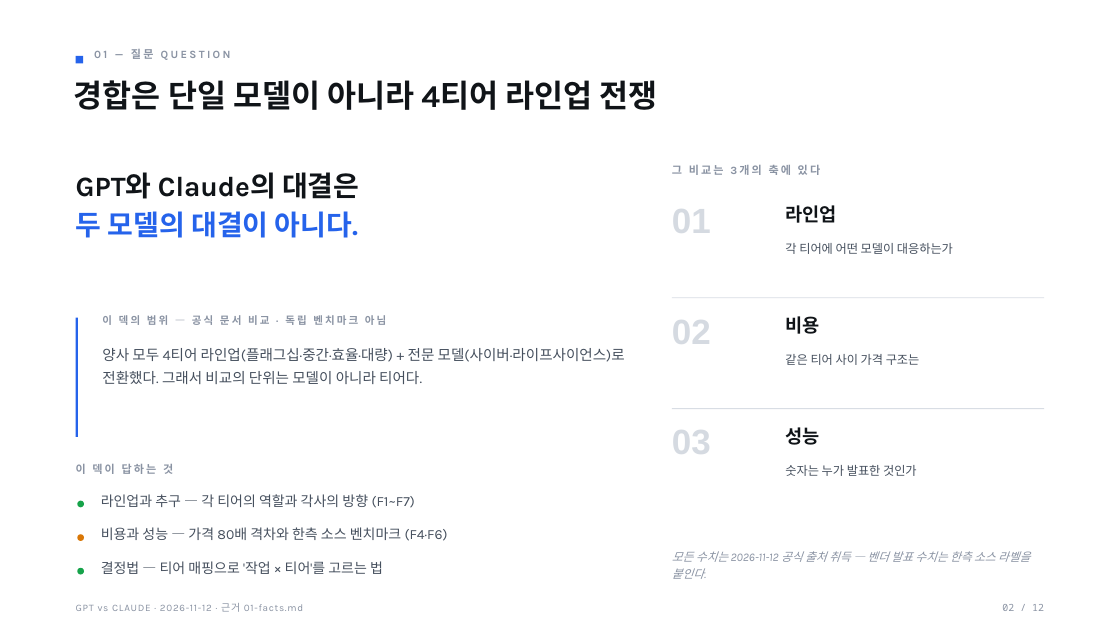
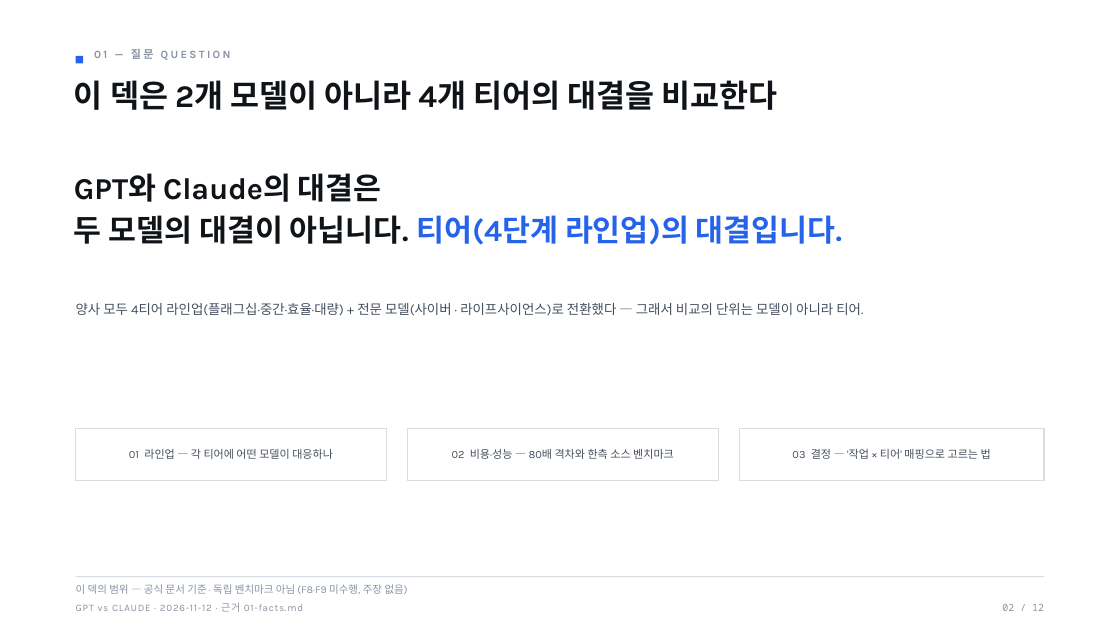
Before and after one commit to yjj3019/AI-Harness, a slide deck: slide 2 of docs/practice/ai-model-competition-2026-11-12/03-deck.pptx. Drawn at 1120x630 pixels with LibreOffice and Linux fonts; fonts in the diff are those of the drawing. Boxes give left, top, right and bottom in pixels: in the first picture for what was removed or moved away, otherwise in the second. Text is boxed around its words. In the diff, an @@ line names an element or a change of style, - is before the commit and + after.

Commit message:
docs(practice): deck v2 redesign — layout archetypes + visual encodings (external references: reveal.js, slidev — MIT, ideas-only)
User review: per-slide design craft insufficient. Re-read all 12 slides (defects D1-D8), adopted design know-how from external repos (hakimel/reveal.js white theme values; slidev layout-archetype system; anthropics/skills excluded — no license). Rebuilt: 8 layout archetypes (cover/statement/table/ladder/duel/price-scale/bar-grid/two-col/matrix/close), 4 visual encodings (tier ladders, log-scale price bars, benchmark bars, 1:1 matrix), display type scale, anchored footnotes. Verified: check_office 0, render5 12/12 (missingFonts 0, sourceSha256=file sha256 05d7d20f), full visual re-read, scorecard 86/100. Evidence rules unchanged (F6 one-sided amber, F8/F9 no claims, zero OpenAI prices). OpenShift binaries restored from committed bytes (diverged on disk).

```diff
--- a/docs/practice/ai-model-competition-2026-11-12/03-deck.pptx
+++ b/docs/practice/ai-model-competition-2026-11-12/03-deck.pptx
@@ text at [74,80,778,110]: text changed @@
-경합은 단일 모델이 아니라 4티어 라인업 전쟁
+이 덱은 2개 모델이 아니라 4개 티어의 대결을 비교한다
@@ text at [74,173,382,202]: size 24 to 26 pt in "GPT와 Claude의 대결은" @@
@@ text removed at [672,165,820,175] @@
-그 비교는 3개의 축에 있다
@@ text removed at [672,209,711,233] @@
-01
@@ text removed at [785,205,836,223] @@
-라인업
@@ text at [74,215,842,245]: text changed; size 24 to 26 pt @@
-두 모델의 대결이 아니다.
+두 모델의 대결이 아닙니다. 티어(4단계 라인업)의 대결입니다.
@@ rectangle removed at [672,297,1044,298] @@
@@ text at [76,303,863,316]: text changed; size 12.5 to 11.5 pt @@
-양사 모두 4티어 라인업(플래그십·중간·효율·대량) + 전문 모델(사이버·라이프사이언스)로 전환했다. 그래서 비교의 단위는 모델이 아니라 티어다.
+양사 모두 4티어 라인업(플래그십·중간·효율·대량) + 전문 모델(사이버 · 라이프사이언스)로 전환했다 — 그래서 비교의 단위는 모델이 아니라 티어.
@@ rectangle removed at [76,318,78,437] @@
@@ text removed at [672,320,711,344] @@
-02
@@ text removed at [785,316,819,334] @@
-비용
@@ text removed at [785,354,920,365] @@
-같은 티어 사이 가격 구조는
@@ rectangle removed at [672,408,1044,409] @@
@@ rectangle added at [76,429,386,481], outline #D8DDE4 1 pt @@
@@ text at [129,449,333,459]: text changed; size 10.5 to 9.5 pt @@
-각 티어에 어떤 모델이 대응하는가
+01 라인업 — 각 티어에 어떤 모델이 대응하나
@@ rectangle added at [408,429,718,481], outline #D8DDE4 1 pt @@
@@ text at [452,449,674,459]: text changed; size 12 to 9.5 pt @@
-비용과 성능 — 가격 80배 격차와 한측 소스 벤치마크 (F4·F6)
+02 비용·성능 — 80배 격차와 한측 소스 벤치마크
@@ text removed at [672,430,711,454] @@
-03
@@ rectangle added at [739,429,1044,481], outline #D8DDE4 1 pt @@
@@ vertical alignment top to middle in 3 elements at [452,449,674,459], [129,449,333,459], [792,449,991,459] @@
@@ text removed at [785,427,819,445] @@
-성능
@@ text at [792,449,991,459]: text changed; size 12 to 9.5 pt @@
-결정법 — 티어 매핑으로 '작업 × 티어'를 고르는 법
+03 결정 — '작업 × 티어' 매핑으로 고르는 법
@@ text removed at [76,464,173,474] @@
-이 덱이 답하는 것
@@ text removed at [785,465,917,476] @@
-숫자는 누가 발표한 것인가
@@ ellipse removed at [77,501,84,507] @@
@@ text removed at [101,494,415,508] @@
-라인업과 추구 — 각 티어의 역할과 각사의 방향 (F1~F7)
@@ ellipse removed at [77,534,84,541] @@
@@ ellipse removed at [77,568,84,575] @@
@@ text removed at [672,551,1030,579] @@
-모든 수치는 2026-11-12 공식 출처 취득 — 벤더 발표 수치는 한측 소스 라벨을 붙인다.
@@ text at [76,584,408,594]: text changed; bold off @@
-이 덱의 범위 — 공식 문서 비교 · 독립 벤치마크 아님
+이 덱의 범위 — 공식 문서 기준 · 독립 벤치마크 아님 (F8·F9 미수행, 주장 없음)
@@ rectangle added at [76,576,1044,577], fill #D8DDE4 @@
```
Also in this commit, not shown: 11 other slides changed, 3 other files.
